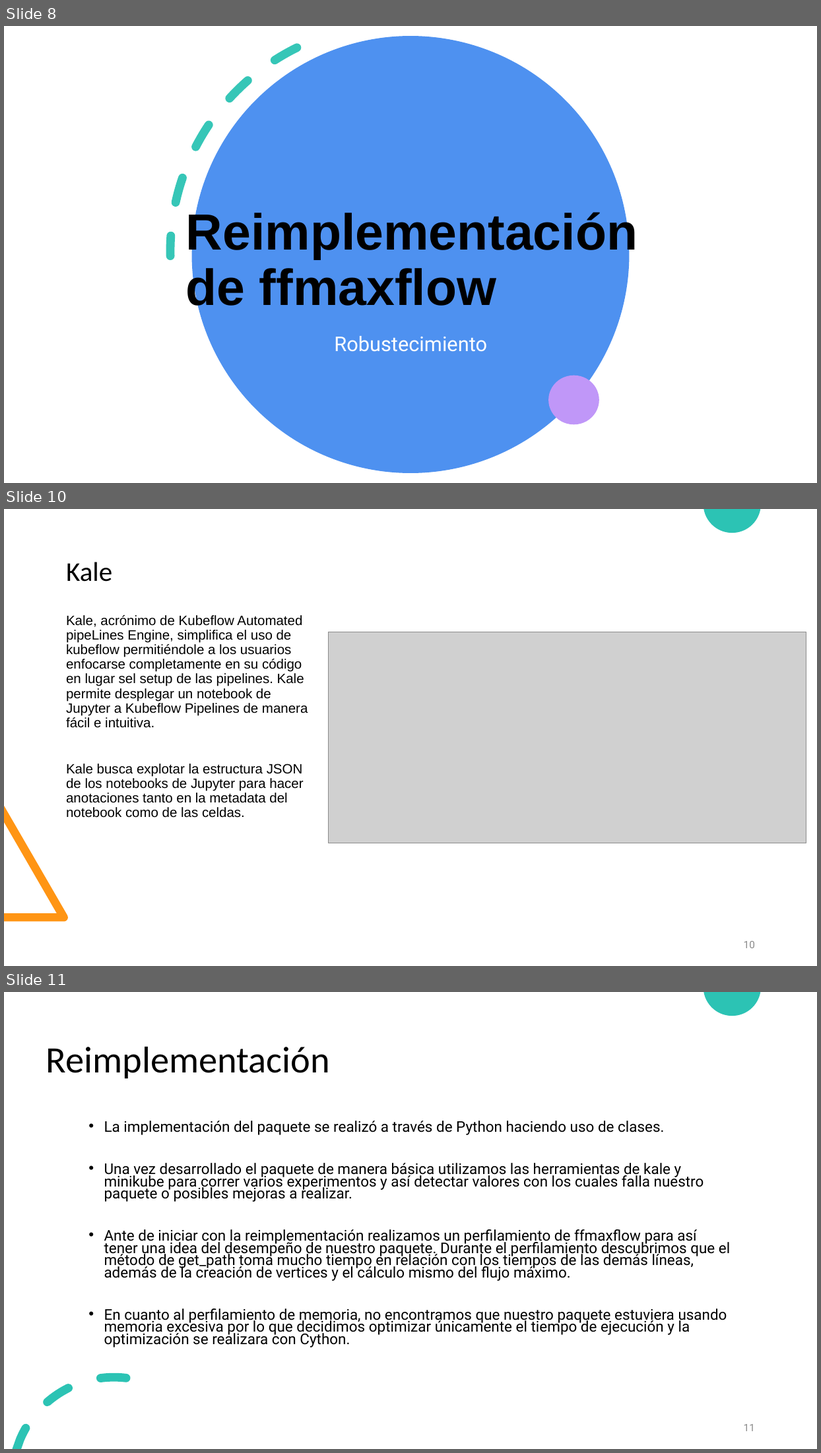
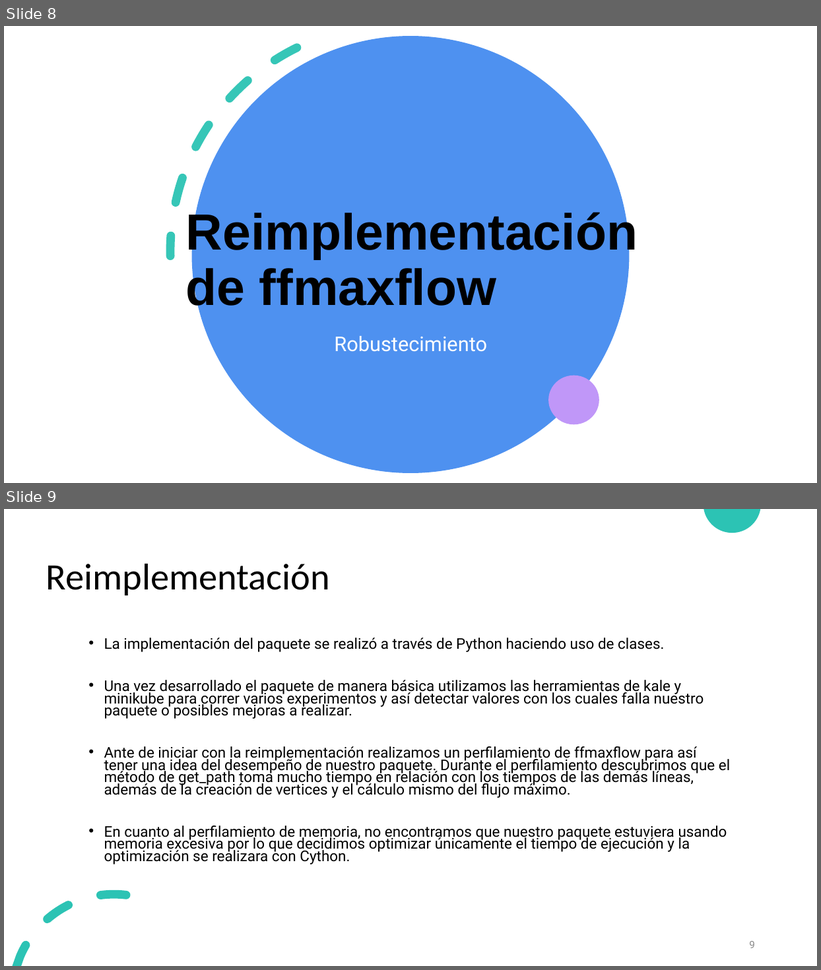
Before and after one commit to diramtz/ProyectoFinal_MaxFlow, a slide deck: documentos/Presentacion_ffmf.pptx. Shown one above the other, each under a label of ours: slides 8, 10 and 11 before the commit, slides 8 and 9 after it; the slides between them are not shown. The pictures are 821x1453 and 821x970 pixels, drawn with LibreOffice and Linux fonts; fonts in the diff are those of the drawing; grey boxes stand for pictures. Boxes give left, top, right and bottom in pixels: in the first picture for what was removed or moved away, otherwise in the second. Text is boxed around its words. In the diff, an @@ line names an element or a change of style, - is before the commit and + after.

Commit message:
Se eliminí sección se Kale y Kubeflow

```diff
--- a/documentos/Presentacion_ffmf.pptx
+++ b/documentos/Presentacion_ffmf.pptx
@@ slide 10 removed at (4,509,817,966), background #FFFFFF; not listed: 1 template element that a slide beside it also shows @@
@@ title removed at (66,562,112,582) @@
-Kale
@@ text removed at (66,615,308,818) @@
-Kale, acrónimo de Kubeflow Automated pipeLines Engine, simplifica el uso de kubeflow permitiéndole a los usuarios enfocarse completamente en su código en lugar sel setup de las pipelines. Kale permite desplegar un notebook de Jupyter a Kubeflow Pipelines de manera fácil e intuitiva.
-Kale busca explotar la estructura JSON de los notebooks de Jupyter para hacer anotaciones tanto en la metadata del notebook como de las celdas.
@@ picture removed at (329,632,807,844) @@
@@ freeform shape removed at (4,806,68,921) @@
@@ page number removed at (744,941,755,949) @@
-10
@@ what was slide 11 is now slide 9 @@
@@ page number at (749,941,755,949): text changed @@
-11
+9
```
Also in this commit, not shown: 1 other slide removed, 1 other file.
